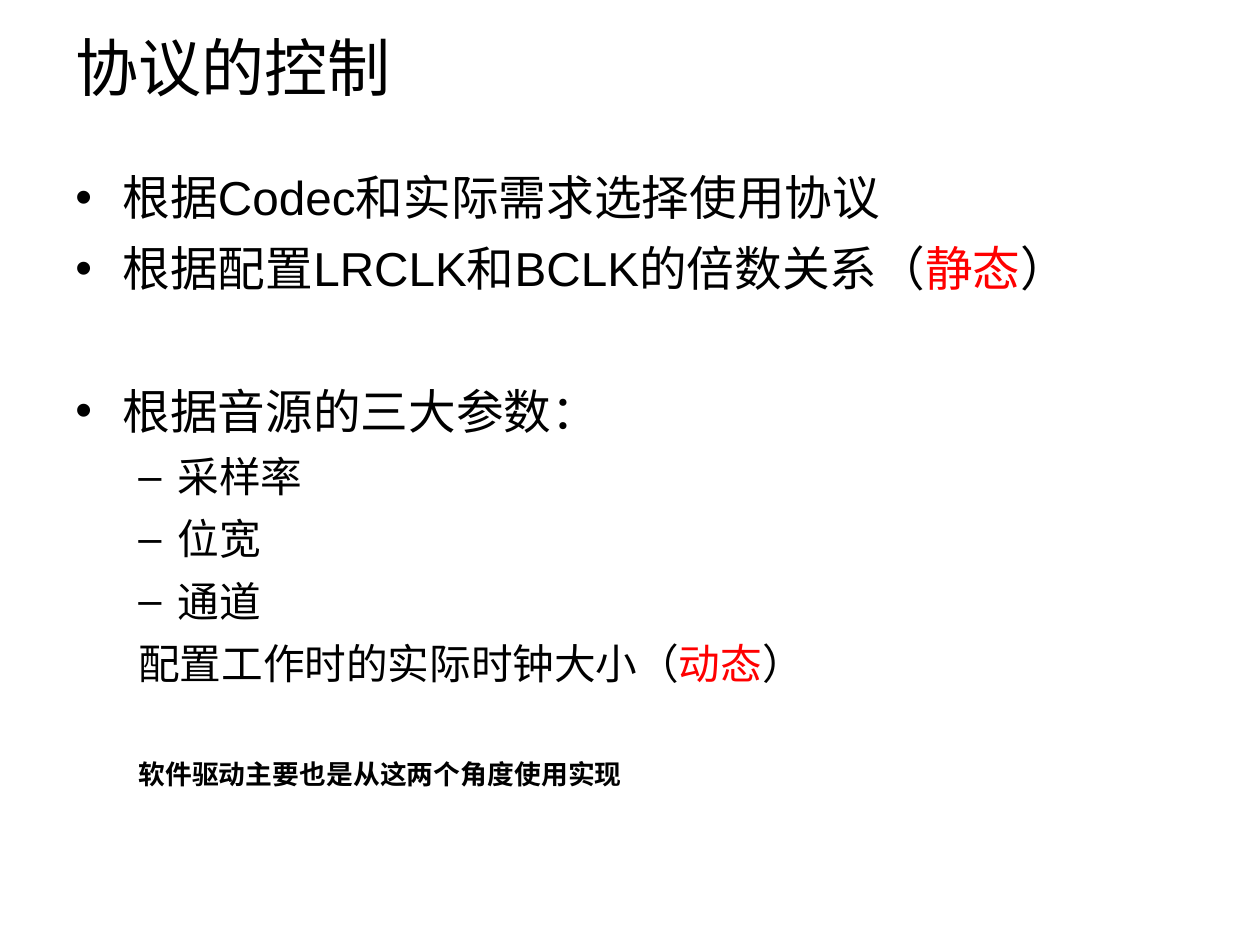
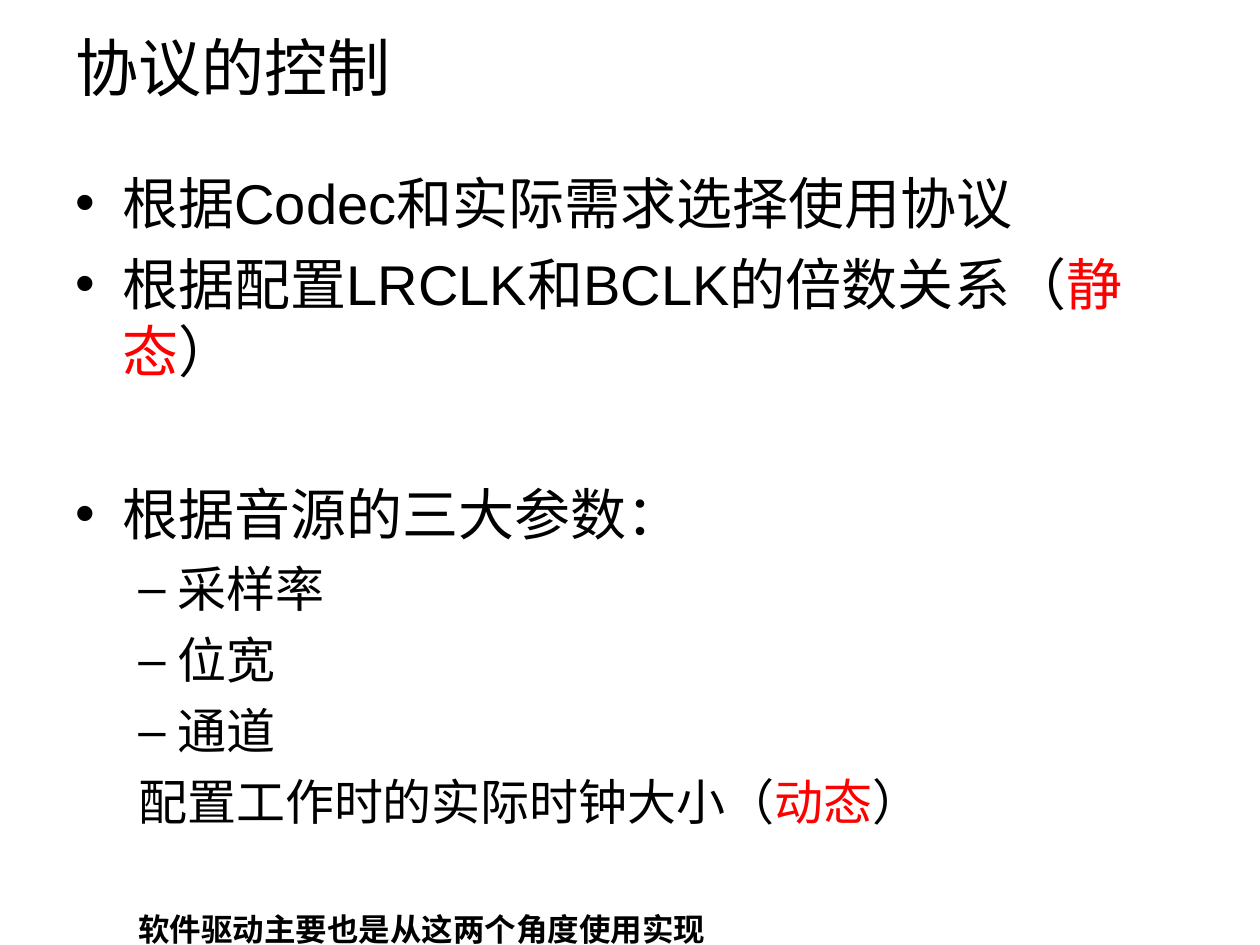
Before and after one commit to Winddoing/embedded_linux_notes, a slide deck: slide 20 of device_driver/alsa/doc/audio的硬件逻辑关系 .ppt (slide 18 before the commit). Drawn at 1260x945 pixels with LibreOffice and Linux fonts; fonts in the diff are those of the drawing; background and template pictures are left out. Boxes give left, top, right and bottom in pixels: in the first picture for what was removed or moved away, otherwise in the second. Text is boxed around its words. In the diff, an @@ line names an element or a change of style, - is before the commit and + after.

```diff
--- a/device_driver/alsa/doc/audio的硬件逻辑关系 .ppt
+++ b/device_driver/alsa/doc/audio的硬件逻辑关系 .ppt
@@ text "根据Codec和实际需求选择使用协议" at [122,176,1122,944]: size 27.2 to 32 pt in "根据Codec和实际需求选择使用协议", "根据配置LRCLK和BCLK的倍数关系（静态）", "根据音源的三大参数："; size 23.8 to 28 pt in "采样率", "位宽", "通道", "配置工作时的实际时钟大小（动态）"; size 15.3 to 18 pt in "软件驱动主要也是从这两个角度使用实现"; indent changed @@
```
Also in this commit, not shown: 10 other slides changed, 5 slides added, 4 slides removed, 3 other files.
